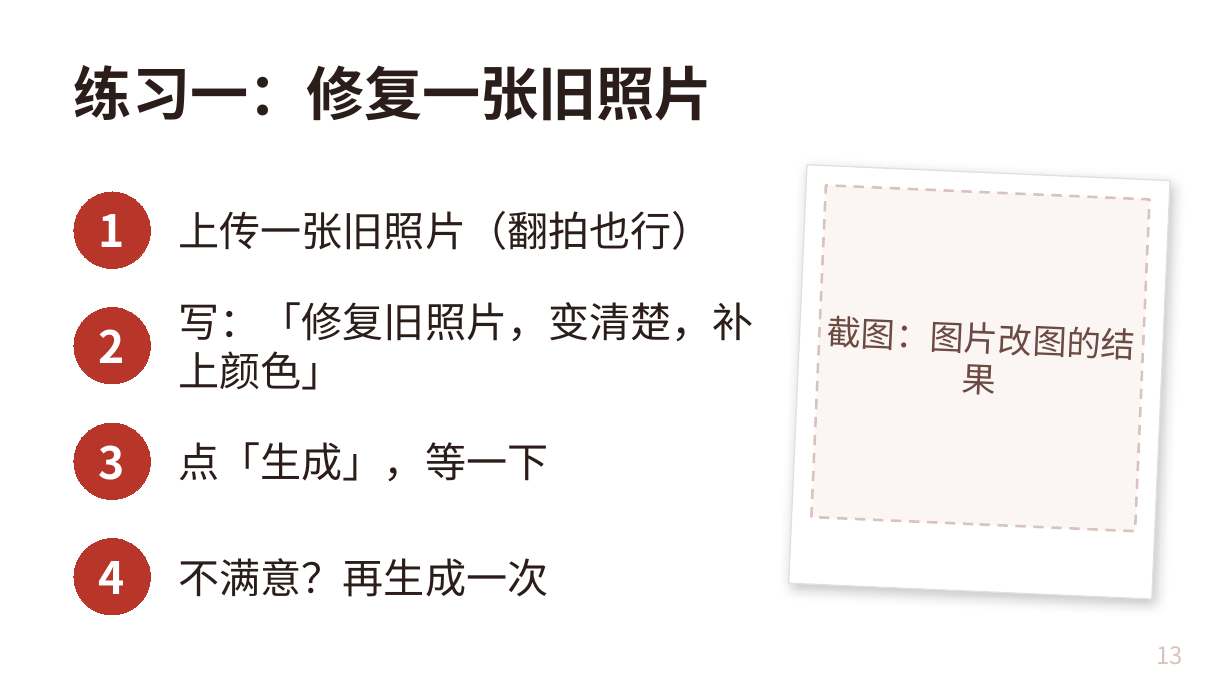
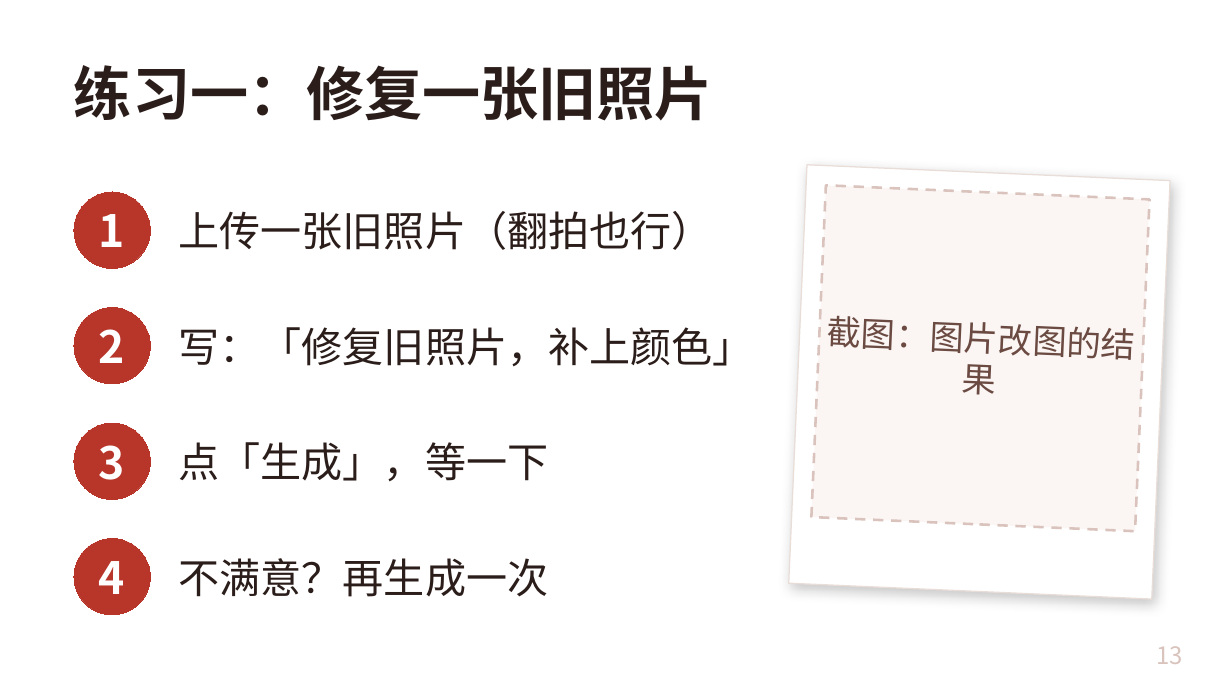
Before and after one commit to freyhuang-11/thinknova-memory, a slide deck: slide 13 of courses/CC长者课_AI情绪焕新/AI情绪焕新_长者课.pptx. Drawn at 1232x693 pixels with LibreOffice and Linux fonts; fonts in the diff are those of the drawing. Boxes give left, top, right and bottom in pixels: in the first picture for what was removed or moved away, otherwise in the second. Text is boxed around its words. In the diff, an @@ line names an element or a change of style, - is before the commit and + after.

```diff
--- a/courses/CC长者课_AI情绪焕新/AI情绪焕新_长者课.pptx
+++ b/courses/CC长者课_AI情绪焕新/AI情绪焕新_长者课.pptx
@@ text at <box>179,327,754,367</box>: text changed @@
-写：「修复旧照片，变清楚，补上颜色」
+写：「修复旧照片，补上颜色」
```
Also in this commit, not shown: 12 other slides changed, 2 other files.
